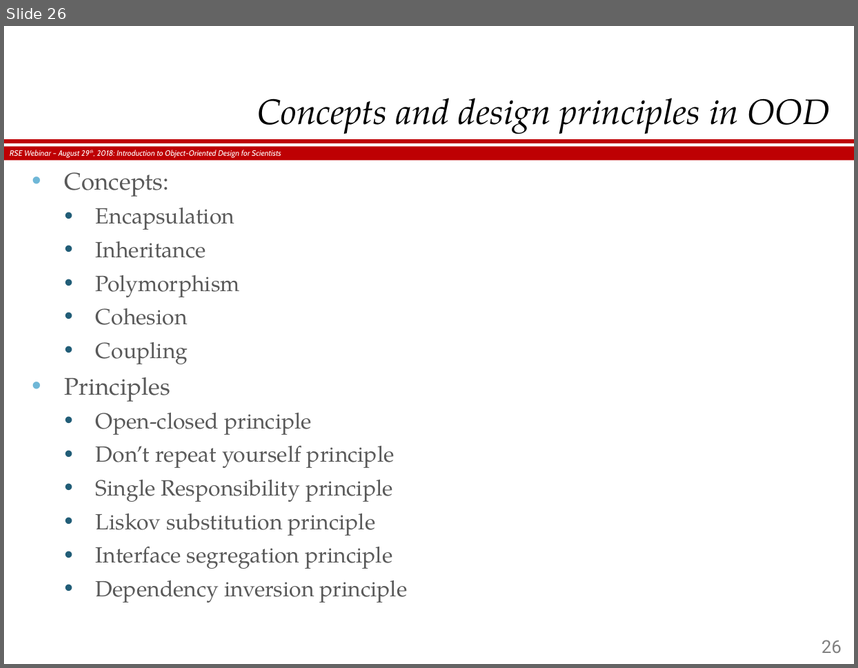
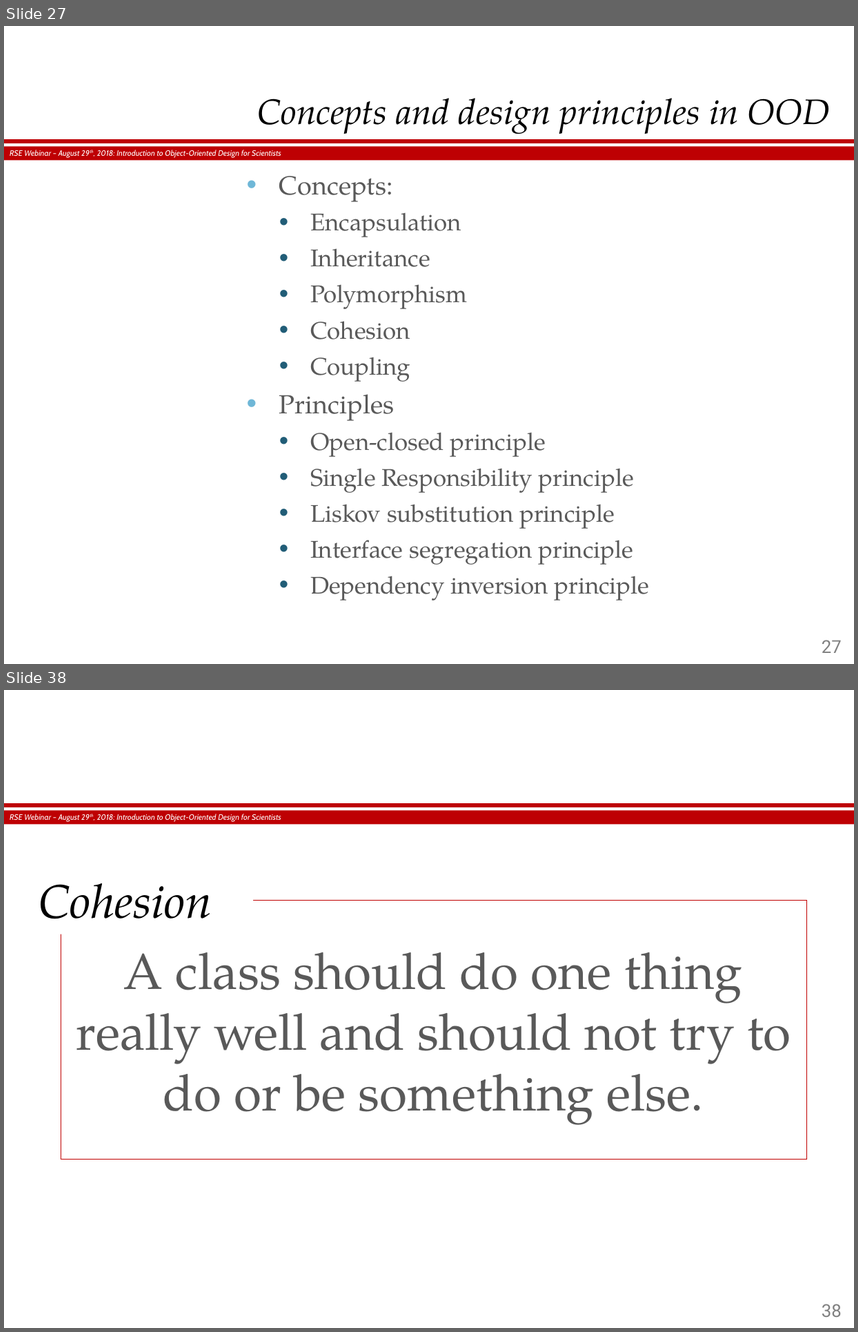
Before and after one commit to hergin/ObjectOrientedMethodology, a slide deck: RSE Webinar - 08.29.2018.pptx. Shown one above the other, each under a label of ours: slide 26 before the commit, slides 27 and 38 after it; the slides between them are not shown. The pictures are 858x668 and 858x1332 pixels, drawn with LibreOffice and Linux fonts; fonts in the diff are those of the drawing; background and template pictures are left out. Boxes give left, top, right and bottom in pixels: in the first picture for what was removed or moved away, otherwise in the second. Text is boxed around its words. In the diff, an @@ line names an element or a change of style, - is before the commit and + after.

```diff
--- a/RSE Webinar - 08.29.2018.pptx
+++ b/RSE Webinar - 08.29.2018.pptx
@@ slide 38 added at [4,690,854,1328], background #FFFFFF; not listed: 3 template elements that a slide beside it also shows @@
@@ title added at [38,883,212,936], 30 pt, text #000000, italic @@
+Cohesion
@@ text added at [61,901,806,1159], outline #C00000 0.75 pt, 32 pt, text #595959 @@
+A class should do one thing really well and should not try to do or be something else.
@@ page number added at [822,1303,842,1317], 11.2 pt, text #808080 @@
+38
@@ what was slide 26 is now slide 27 @@
@@ slide 27 changed as well @@
@@ text "Concepts:": place and size @@
-text "Concepts:" at [65,172,395,597]
+text "Concepts:" at [279,176,649,600]
@@ text "Concepts:" at [279,176,649,600]: size 15.3 to 16.6 pt in "Concepts:", "Principles"; size 14 to 15.3 pt @@
@@ text at [96,445,395,468]: paragraph removed @@
-  • Don’t repeat yourself principle
@@ page number at [822,639,842,653]: text changed @@
-26
+27
```
Also in this commit, not shown: 7 other slides changed, 29 other slides added, 4 other files.
